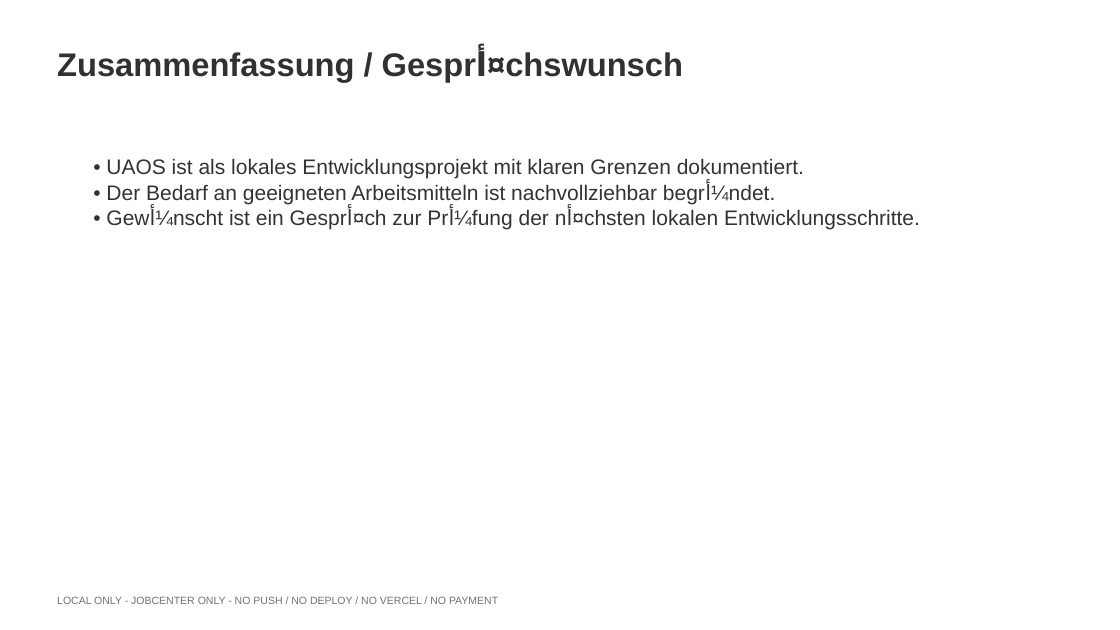
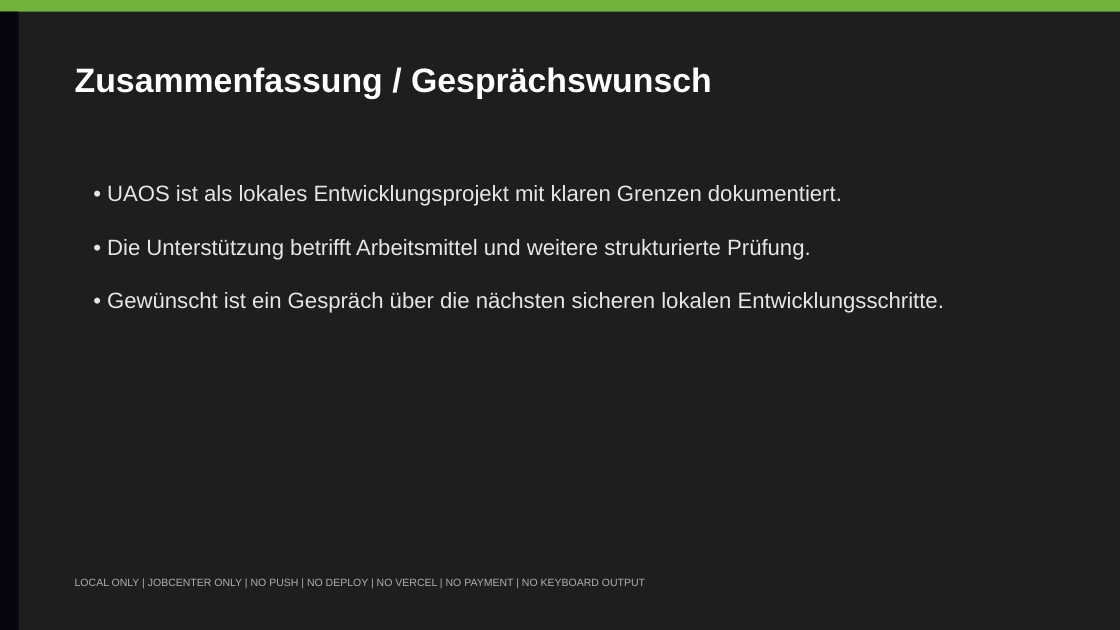
Before and after one commit to Sari-raslan/universal-arranger-os, a slide deck: slide 10 of uaos-ai-factory/jobcenter-send-ready/UAOS_JOBCENTER_PRESENTATION_2026-07-01_DE.pptx. Drawn at 1120x630 pixels with LibreOffice and Linux fonts; fonts in the diff are those of the drawing. Boxes give left, top, right and bottom in pixels: in the first picture for what was removed or moved away, otherwise in the second. Text is boxed around its words. In the diff, an @@ line names an element or a change of style, - is before the commit and + after.

Commit message:
Rebuild Jobcenter PowerPoint visually with PowerPoint COM

```diff
--- a/uaos-ai-factory/jobcenter-send-ready/UAOS_JOBCENTER_PRESENTATION_2026-07-01_DE.pptx
+++ b/uaos-ai-factory/jobcenter-send-ready/UAOS_JOBCENTER_PRESENTATION_2026-07-01_DE.pptx
@@ background #FFFFFF to #1E1E1E @@
@@ rectangle added at [0, 0, 1120, 12], fill #71B33C @@
@@ rectangle added at [0, 12, 18, 630], fill #06060E @@
@@ text at [75, 67, 712, 99]: text changed; size 28 to 29 pt; text colour #313131 to #FFFFFF @@
-Zusammenfassung / Gesprأ¤chswunsch
+Zusammenfassung / Gesprächswunsch
@@ text "• UAOS ist als lokales ...": place and size @@
-text "• UAOS ist als lokales ..." at [106, 158, 920, 229]
+text "• UAOS ist als lokales ..." at [107, 185, 944, 313]
@@ text at [107, 185, 842, 206]: size 18 to 19 pt, text colour #333333 to #E6E6E6 in "• UAOS ist als lokales Entwicklungsprojekt mit ..." @@
@@ text at [107, 239, 944, 313]: text changed; size 18 to 19 pt; text colour #333333 to #E6E6E6 @@
-• Der Bedarf an geeigneten Arbeitsmitteln ist nachvollziehbar begrأ¼ndet.
-• Gewأ¼nscht ist ein Gesprأ¤ch zur Prأ¼fung der nأ¤chsten lokalen Entwicklungsschritte.
+• Die Unterstützung betrifft Arbeitsmittel und weitere strukturierte Prüfung.
+• Gewünscht ist ein Gespräch über die nächsten sicheren lokalen Entwicklungsschritte.
@@ text at [75, 578, 645, 586]: text changed; text colour #737373 to #B0B0B0 @@
-LOCAL ONLY - JOBCENTER ONLY - NO PUSH / NO DEPLOY / NO VERCEL / NO PAYMENT
+LOCAL ONLY | JOBCENTER ONLY | NO PUSH | NO DEPLOY | NO VERCEL | NO PAYMENT | NO KEYBOARD OUTPUT
```
Also in this commit, not shown: 6 other slides changed, 3 slides added, 3 slides removed, 24 other files.
